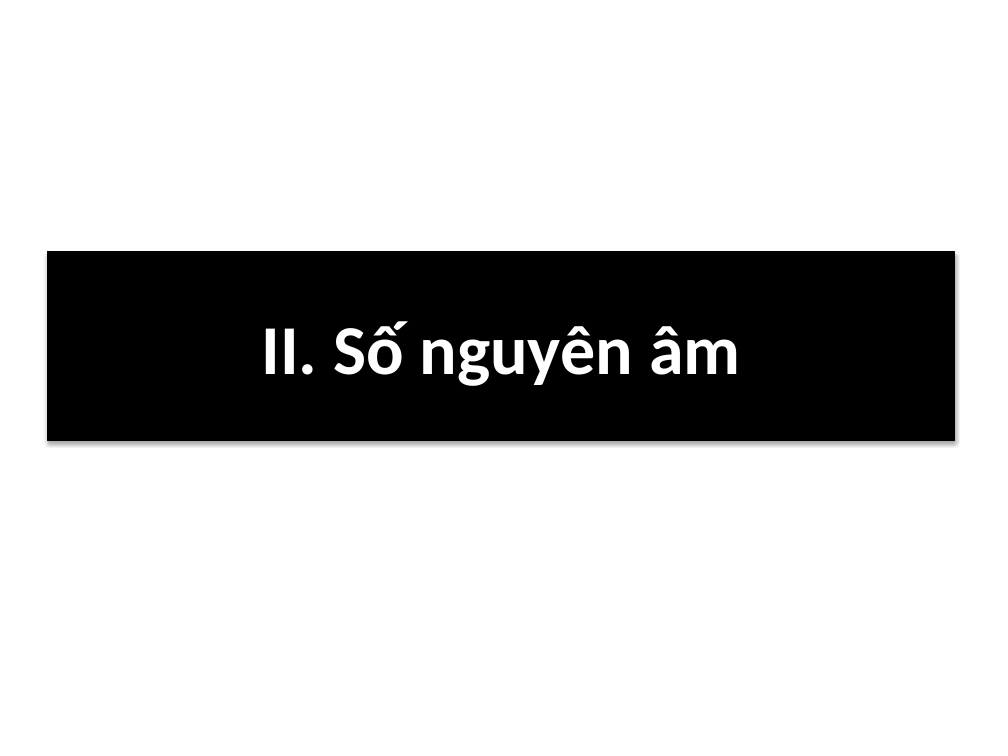
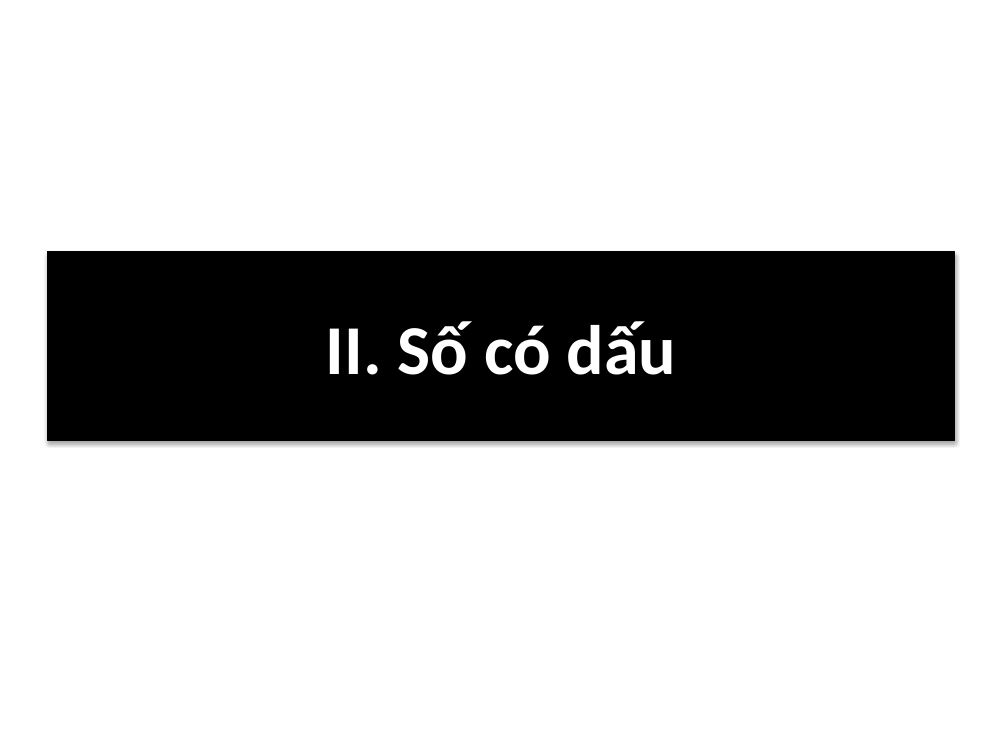
Before and after one commit to nguyentoanthang/FPGA, a slide deck: slide 24 of Báo-Cáo.pptx. Drawn at 1008x756 pixels with LibreOffice and Linux fonts; fonts in the diff are those of the drawing. Boxes give left, top, right and bottom in pixels: in the first picture for what was removed or moved away, otherwise in the second. Text is boxed around its words. In the diff, an @@ line names an element or a change of style, - is before the commit and + after.

```diff
--- a/Báo-Cáo.pptx
+++ b/Báo-Cáo.pptx
@@ text in rectangle at (326,321,677,375): text changed @@
-II. Số nguyên âm
+II. Số có dấu
```
Also in this commit, not shown: 14 slides added, 2 slides removed, 2 other files.
